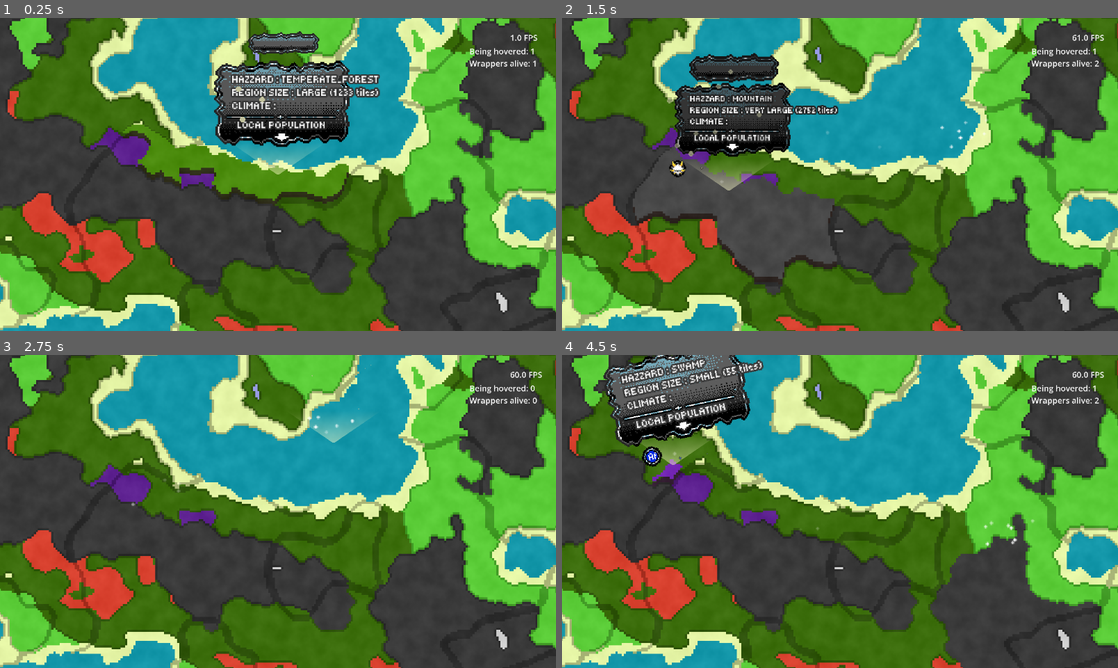
Above: before the commit, frames 1-4 (two rows, left to right).
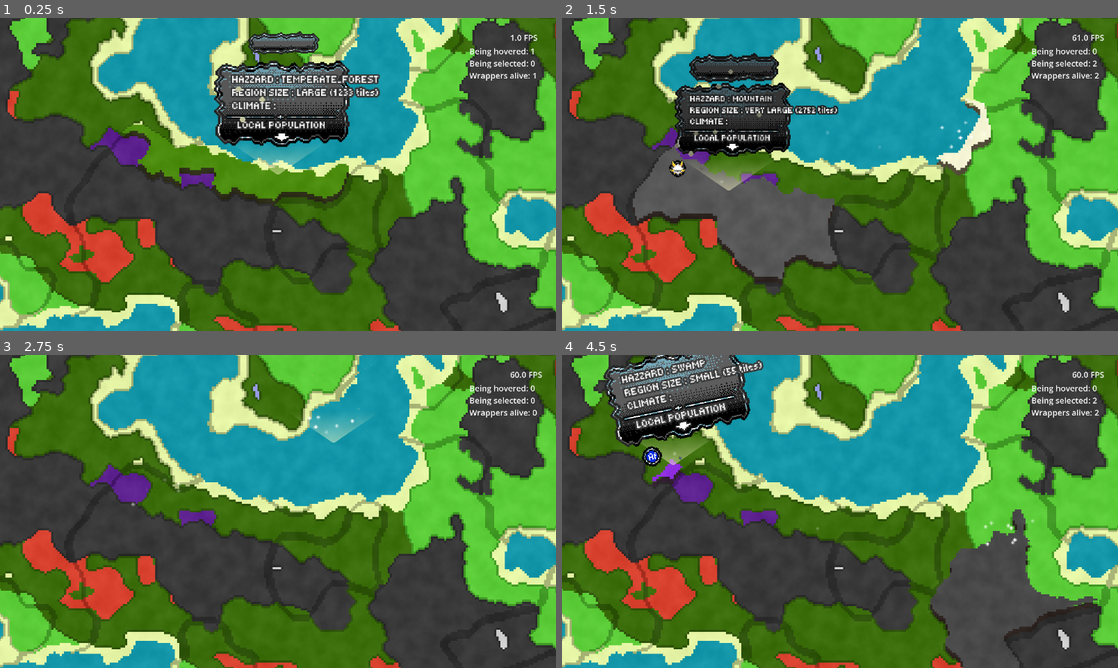
Above: after the commit, the same moments.

Repository: Gemttie/ProvidencerPhymeric
Game: Godot game, scene res://data/scenes/full_map_land_generator.tscn
The game is run twice, just before and just after one commit, with the same random seed, the same clock (stepped at 60 frames per second) and the same inputs. This scene is started directly instead of the project's main scene.
Inputs (mouse positions are in pixels of both pictures, inside the frame that each line leads up to):
- Up to frame 1 (0.25 s): no input
- Up to frame 2 (1.5 s): tap Enter (ui_accept) at 0.5, 0.77 s; move the mouse to (962, 158) at 0.52 s; hold Right (ui_right) 0.53-1.28 s; click (962, 158) at 0.6 s; move the mouse to (728, 190) at 1.27 s; hold Left (ui_left) from 1.28 s (still down); click (728, 190) at 1.35 s
- Up to frame 3 (2.75 s): tap Enter (ui_accept) at 1.52 s; move the mouse to (333, 442) at 2.02 s; release Left (ui_left) at 2.03 s; hold Right (ui_right) from 2.03 s (still down); click (333, 442) at 2.1 s
- Up to frame 4 (4.5 s): move the mouse to (812, 574) at 2.77 s; click (812, 574) at 2.85 s; tap Enter (ui_accept) at 3.02, 3.77 s; move the mouse to (1006, 558) at 3.52 s; release Right (ui_right) at 3.53 s; hold Left (ui_left) from 3.53 s (still down); click (1006, 558) at 3.6 s; move the mouse to (673, 464) at 4.27 s; click (673, 464) at 4.35 s

The runs differ from the first frame. In frame 1, 0.3% of the frame differs, in the area x 84-97%, y 13-20%; in frame 2, 1.1%; in frame 3, 0.3%; in frame 4, 1.4%, in the area x 16-97%, y 9-100%.

Commit message:
Select biome basic functionality working

Diff:
--- a/data/scenes/select_region_wrapper.tscn
+++ b/data/scenes/select_region_wrapper.tscn
@@ -7,12 +7,12 @@
 [ext_resource type="Script" uid="uid://de6js7gotlkmw" path="res://data/scripts/states/MapRegionHovered.gd" id="4_aryyv"]
 [ext_resource type="Script" uid="uid://cd0q87nf27frp" path="res://data/scripts/states/MapRegionSelected.gd" id="5_jrhbi"]
 
-[node name="select_region_wrapper" type="Node2D" node_paths=PackedStringArray("unhovered_state", "select_region_layer", "wrapper_shadow_layer", "delete_timer") groups=["region_wrapper"]]
+[node name="select_region_wrapper" type="Node2D" node_paths=PackedStringArray("select_region_layer", "wrapper_shadow_layer", "delete_timer", "select_region_state_machine") groups=["region_wrapper"]]
 script = ExtResource("1_7j7df")
-unhovered_state = NodePath("SelectRegionStateMachine/MapRegionUnhovered")
 select_region_layer = NodePath("select_region_layer")
 wrapper_shadow_layer = NodePath("wrapper_shadow_layer")
 delete_timer = NodePath("count_down_to_destruction")
+select_region_state_machine = NodePath("SelectRegionStateMachine")
 
 [node name="select_region_layer" type="TileMapLayer" parent="."]
 z_index = 1
--- a/data/scripts/full_map_land_generator.gd
+++ b/data/scripts/full_map_land_generator.gd
@@ -63,6 +63,7 @@
 signal biome_hovered(cluster_id: int, biome_type: int, tiles_info: Array)
 signal unhoverable_region_hovered(value : bool)
 signal biome_unhovered(cluster_id: int)
+signal biome_clicked(cluster_id: int)
 var last_hovered_cluster_id: int = -1
 
 enum BiomeID {
@@ -91,6 +92,7 @@
 var open_noise := FastNoiseLite.new()
 
 var num_of_being_hovered : int = 0
+var num_of_being_selected : int = 0
 var wrappers_alive : int = 0
 
 func _ready() -> void:
@@ -122,15 +124,22 @@
 
 	handle_hover(tile)
 
+	if Input.is_action_just_pressed("primary_selection"):
+		handle_click(tile)
+
 	var general_children = get_children()
 	num_of_being_hovered = 0
+	num_of_being_selected = 0
 	wrappers_alive = 0
 	for children in general_children:
 		if children.is_in_group("region_wrapper"):
 			wrappers_alive += 1
 			if children.being_hovered == true:
 				num_of_being_hovered += 1
-	being_hovered_label.text = "Being hovered: " + str(num_of_being_hovered) + "\nWrappers alive: " + str(wrappers_alive)
+			if children.being_selected == true:
+				num_of_being_selected += 1
+
+	being_hovered_label.text = "Being hovered: " + str(num_of_being_hovered) + "\nBeing selected: " + str(num_of_being_selected) +"\nWrappers alive: " + str(wrappers_alive)
 
 
 func _notification(what: int) -> void:
@@ -740,6 +749,29 @@
 			})
 	return out
 
+
+func handle_click(tile: Vector2i) -> void:
+	if not biome_id.has(tile):
+		return
+
+	var cluster_id = cluster_by_tile.get(tile, -1)
+	if cluster_id == -1:
+		return
+
+	if cluster_info.has(cluster_id):
+		var info = cluster_info[cluster_id]
+		var biome_type = info["biome"]
+
+		# Skip ocean and lake clicks if desired (optional)
+		if biome_type == BiomeID.OCEAN or biome_type == BiomeID.LAKE:
+			return
+
+		# Emit the simple click signal with just the cluster ID
+		emit_signal("biome_clicked", cluster_id)
+		print("emited signal click for " + str(cluster_id))
+
+
+
 func create_map_data_file() -> void:
 	#gen map data file if it doesn't exist yet
 	if FileAccess.file_exists(MAP_DATA_PATH): return
--- a/data/scripts/select_region_handler.gd
+++ b/data/scripts/select_region_handler.gd
@@ -33,6 +33,7 @@
 func _ready():
 	main_map_node.biome_hovered.connect(_on_biome_hovered)
 	main_map_node.biome_unhovered.connect(_on_biome_unhovered)
+	main_map_node.biome_clicked.connect(_on_biome_clicked)
 
 	# Create popup instance
 	hover_info_popup = hover_info_popup_scene.instantiate()
@@ -86,6 +87,18 @@
 
 func _on_biome_unhovered(cluster_id: int) -> void:
 	hover_info_popup.hide_popup()
+
+
+func _on_biome_clicked(cluster_id: int) -> void:
+	var main_node_children = main_map_node.get_children()
+	for children in main_node_children:
+		if children.is_in_group("region_wrapper") and children.wrapper_id == cluster_id:
+			#switch selected on and off depending if the biome was already being selected
+			if !children.being_selected:
+				children.turn_region_state_to("MapRegionSelected")
+				print(children)
+			else:
+				children.turn_region_state_to("MapRegionHovered")
 
 
 func update_biome_popup(cluster_id: int) -> void:
--- a/data/scripts/select_region_wrapper.gd
+++ b/data/scripts/select_region_wrapper.gd
@@ -1,10 +1,13 @@
 extends Node2D
-@export var unhovered_state : Node
+
 @export var select_region_layer : TileMapLayer
 @export var wrapper_shadow_layer : TileMapLayer
 @export var delete_timer : Timer
+@export var select_region_state_machine : SelectRegionStateMachine
 
+var current_state : SelectRegionState
 var being_hovered : bool
+var being_selected : bool = false
 var wrapper_id
 var animation_time : float = 0.3
 
@@ -13,7 +16,7 @@
 
 func _process(delta: float) -> void:
 	#fix visual errors when the biome is unhovered
-	if being_hovered: return
+	if being_hovered or being_selected: return
 
 	if select_region_layer.position != Vector2.ZERO:
 		TweenControl.smooth_transition("position",select_region_layer,Vector2.ZERO,animation_time,Tween.TRANS_CUBIC,Tween.EASE_OUT)
@@ -60,7 +63,9 @@
 
 
 func turn_region_state_to(stateName : String) -> void:
-	unhovered_state.transition_state_to(stateName)
+	#pull the curent state from the state machine first then use that state to call the transition signal
+	current_state = select_region_state_machine.current_state
+	current_state.transition_state_to(stateName)
 
 func _on_biome_unhovered(cluster_id) -> void:
 	if cluster_id == wrapper_id:
--- a/data/scripts/states/MapRegionHovered.gd
+++ b/data/scripts/states/MapRegionHovered.gd
@@ -3,6 +3,7 @@
 
 func Enter():
 	#return to normal pos and modulate
+	print("hover for :" + str(wrapper_node.wrapper_id))
 	TweenControl.stop_all_tweens(main_wrapper_layer)
 	TweenControl.smooth_transition("position", main_wrapper_layer, wrapper_node.global_position + Vector2(0.0, -20.0), wrapper_node.animation_time, Tween.TRANS_CUBIC, Tween.EASE_OUT)
 	TweenControl.smooth_transition("modulate", main_wrapper_layer, Color(1.3 ,1.3 ,1.3 ,1.0), wrapper_node.animation_time)
--- a/data/scripts/states/MapRegionSelected.gd
+++ b/data/scripts/states/MapRegionSelected.gd
@@ -3,12 +3,25 @@
 
 func Enter():
 	#return to normal pos and modulate
+	print("select for :" + str(wrapper_node.wrapper_id))
 	TweenControl.stop_all_tweens(main_wrapper_layer)
-	TweenControl.smooth_transition("position", main_wrapper_layer, wrapper_node.global_position + Vector2(0.0, -20.0), wrapper_node.animation_time, Tween.TRANS_CUBIC, Tween.EASE_OUT)
-	main_wrapper_layer.modulate = Color(1.6, 1.6, 1.6, 1)
-	#Transitioned.emit(self,"EnemyShipFormation")
+	#TweenControl.smooth_transition("position", main_wrapper_layer, wrapper_node.global_position + Vector2(0.0, -20.0), wrapper_node.animation_time, Tween.TRANS_CUBIC, Tween.EASE_OUT)
+	TweenControl.double_custom_smooth_transition(
+		"modulate", main_wrapper_layer,
+		Color(2.0 ,2.0 ,2.0 ,1.0), wrapper_node.animation_time / 4, Tween.TransitionType.TRANS_QUAD,
+		0.0,
+		Color(1.6, 1.6, 1.6, 1.0), wrapper_node.animation_time / 4, Tween.TransitionType.TRANS_QUAD, Tween.EaseType.EASE_OUT
+		)
+
+	TweenControl.double_custom_smooth_transition(
+		"position", main_wrapper_layer,
+		wrapper_node.global_position + Vector2(0.0, -12.0), wrapper_node.animation_time / 4, Tween.TransitionType.TRANS_QUAD,
+		0.0,
+		wrapper_node.global_position + Vector2(0.0, -20.0), wrapper_node.animation_time / 4, Tween.TransitionType.TRANS_QUAD, Tween.EaseType.EASE_OUT
+	)
+	wrapper_node.being_selected = true
 func Exit():
-	pass
+	wrapper_node.being_selected = false
 
 func Update(_delta: float):
 	pass
--- a/data/scripts/states/MapRegionUnhovered.gd
+++ b/data/scripts/states/MapRegionUnhovered.gd
@@ -3,6 +3,7 @@
 
 func Enter():
 	#return to normal pos and modulate
+	print("uhover for :" + str(wrapper_node.wrapper_id))
 	TweenControl.stop_all_tweens(main_wrapper_layer)
 	TweenControl.smooth_transition("position",main_wrapper_layer,Vector2.ZERO,wrapper_node.animation_time,Tween.TRANS_CUBIC,Tween.EASE_OUT)
 	TweenControl.smooth_transition("modulate", main_wrapper_layer, Color(1,1,1,1), wrapper_node.animation_time)
